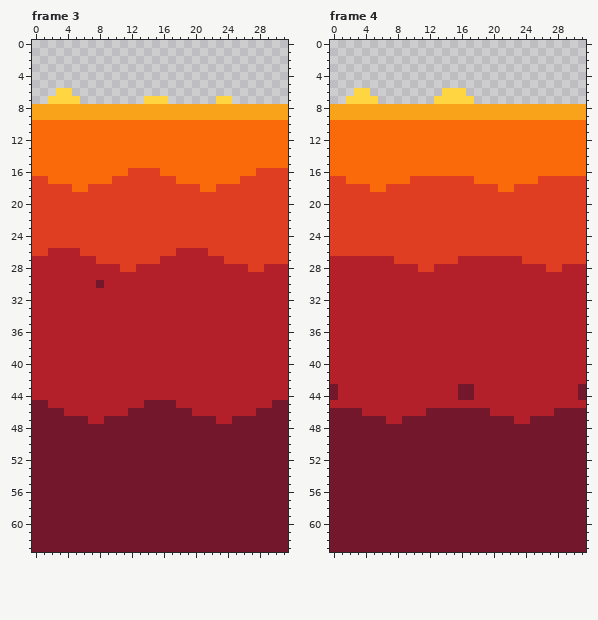
Edited in one commit: pixel-art file (Assets/Art/Graphics/Sprites/lava.aseprite). Above: the version before the commit.
32x64 pixels, 6 frames. Pixels under 10% opacity are left out. Colours within 5 levels of each other are drawn and written as one. Shown: frame 3, frame 4. The commit also changed other frames, which this record leaves out.
After the commit:
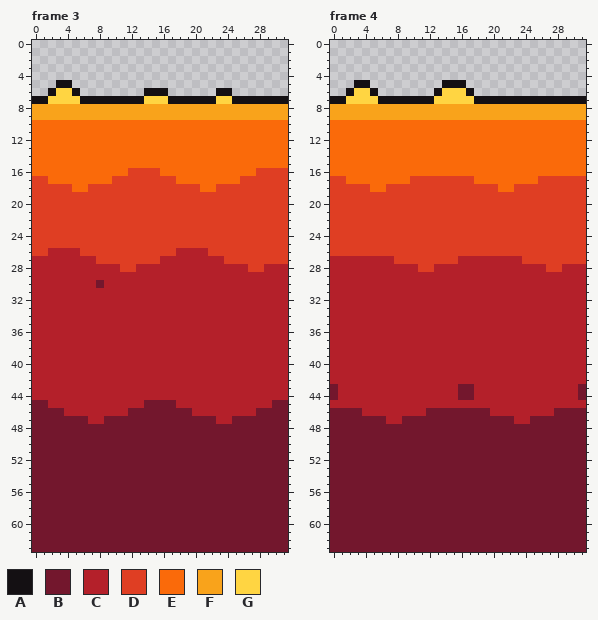
Palette (. is transparent): A #141013  B #73172d  C #b4202a  D #df3e23  E #fa6a0a  F #f9a31b  G #ffd542
The edit:
{"change": "layer \"Flattened\" added"}
{"change": "layer \"Layer 1\" removed"}
{"where": "frame 3, layer \"Flattened\""}
{"frame":3,"y":5,"x":3,"old":"..","new":"AA"}
{"frame":3,"y":6,"x":2,"old":".","new":"A"}
{"frame":3,"y":6,"x":5,"old":".","new":"A"}
{"frame":3,"y":6,"x":14,"old":"...","new":"AAA"}
{"frame":3,"y":6,"x":23,"old":"..","new":"AA"}
{"frame":3,"y":7,"x":0,"old":"..","new":"AA"}
{"frame":3,"y":7,"x":6,"old":"........","new":"AAAAAAAA"}
{"frame":3,"y":7,"x":17,"old":"......","new":"AAAAAA"}
{"frame":3,"y":7,"x":25,"old":".......","new":"AAAAAAA"}
{"where": "frame 4, layer \"Flattened\""}
{"frame":4,"y":5,"x":3,"old":"..","new":"AA"}
{"frame":4,"y":5,"x":14,"old":"...","new":"AAA"}
{"frame":4,"y":6,"x":2,"old":".","new":"A"}
{"frame":4,"y":6,"x":5,"old":".","new":"A"}
{"frame":4,"y":6,"x":13,"old":".","new":"A"}
{"frame":4,"y":6,"x":17,"old":".","new":"A"}
{"frame":4,"y":7,"x":0,"old":"..","new":"AA"}
{"frame":4,"y":7,"x":6,"old":".......","new":"AAAAAAA"}
{"frame":4,"y":7,"x":18,"old":"..............","new":"AAAAAAAAAAAAAA"}
{"label":"added","picture_box":[32,80,288,104]}
{"label":"added","picture_box":[330,80,586,104]}
